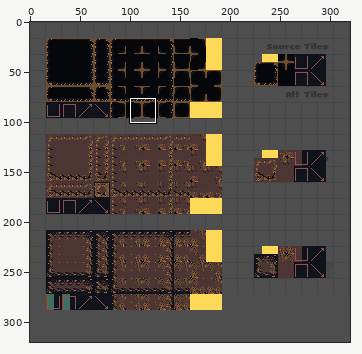
Two versions of one sprite sheet, addons/reptile/assets/topdown/cave_floor_pit_tiles-16_sheet.png. The picture above shows the old version from afar; the outline marks the close-up.
Close-up. Earlier state:
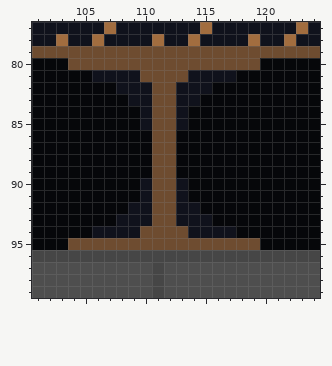
The file is 320x320 pixels. Colours within 5 levels of each other are drawn and written as one. Shown: x 101..124, y 77..99. The commit also changed other parts of the picture, which this record leaves out.
The same view after the edit:
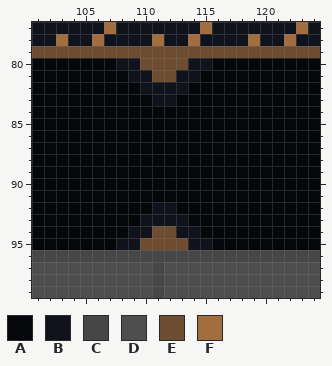
Palette (. is transparent): A #06070a  B #10121c  C #464646  D #4e4e4e  E #6e4c30  F #a26d3f
What changed:
@@ x 101..124 @@
  79 EEEEEEEEEEEEEEEEEEEEEEEE
- 80 AAAEEEEEEEEEEEEEEEEAAAAA
- 81 AAAAABBBBEEEEBBBBAAAAAAA
- 82 AAAAAAABBBEEBBBAAAAAAAAA
- 83 AAAAAAAABBEEBBAAAAAAAAAA
- 84 AAAAAAAAABEEBAAAAAAAAAAA
- 85 AAAAAAAAABEEBAAAAAAAAAAA
- 86 AAAAAAAAAAEEAAAAAAAAAAAA
- 87 AAAAAAAAAAEEAAAAAAAAAAAA
- 88 AAAAAAAAAAEEAAAAAAAAAAAA
- 89 AAAAAAAAAAEEAAAAAAAAAAAA
- 90 AAAAAAAAABEEBAAAAAAAAAAA
- 91 AAAAAAAAABEEBAAAAAAAAAAA
- 92 AAAAAAAABBEEBBAAAAAAAAAA
- 93 AAAAAAABBBEEBBBAAAAAAAAA
- 94 AAAAABBBBEEEEBBBBAAAAAAA
- 95 AAAEEEEEEEEEEEEEEEEAAAAA
+ 80 AAAAAAABBEEEEBBAAAAAAAAA
+ 81 AAAAAAAABBEEBBAAAAAAAAAA
+ 82 AAAAAAAAABBBBAAAAAAAAAAA
+ 83 AAAAAAAAAABBAAAAAAAAAAAA
+ 84 AAAAAAAAAAAAAAAAAAAAAAAA
+ 85 AAAAAAAAAAAAAAAAAAAAAAAA
+ 86 AAAAAAAAAAAAAAAAAAAAAAAA
+ 87 AAAAAAAAAAAAAAAAAAAAAAAA
+ 88 AAAAAAAAAAAAAAAAAAAAAAAA
+ 89 AAAAAAAAAAAAAAAAAAAAAAAA
+ 90 AAAAAAAAAAAAAAAAAAAAAAAA
+ 91 AAAAAAAAAAAAAAAAAAAAAAAA
+ 92 AAAAAAAAAABBAAAAAAAAAAAA
+ 93 AAAAAAAAABBBBAAAAAAAAAAA
+ 94 AAAAAAAABBEEBBAAAAAAAAAA
+ 95 AAAAAAABBEEEEBBAAAAAAAAA
  96 CCCCCCCCCCCCCCCCCCCCCCCC
Changed places in both close-ups, as pixel boxes (x1, y1, x2, y2):
changed: (68, 58, 260, 250)
